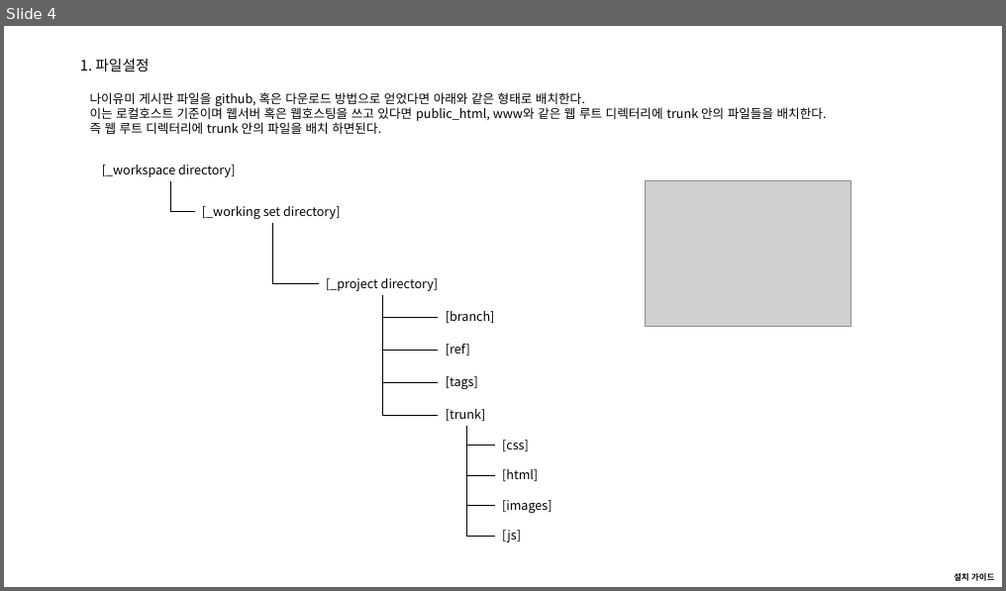
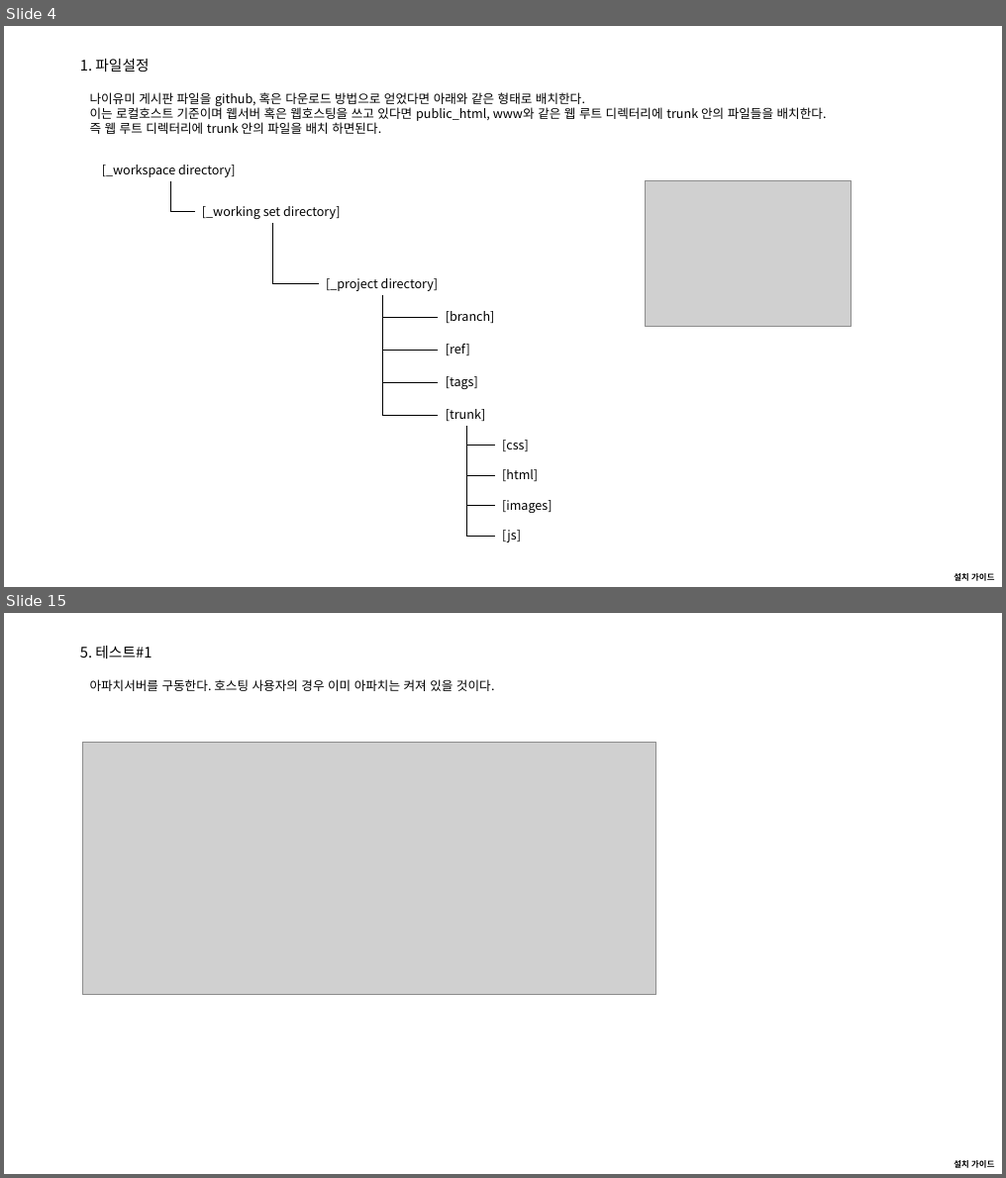
Before and after one commit to naiyumie/nboard, a slide deck: ref/00.architect/04. install guide(설치 가이드).pptx. Shown one above the other, each under a label of ours: slide 4 before the commit, slides 4 and 15 after it; the slides between them are not shown. The pictures are 1006x591 and 1006x1178 pixels, drawn with LibreOffice and Linux fonts; fonts in the diff are those of the drawing; grey boxes stand for pictures. Boxes give left, top, right and bottom in pixels: in the first picture for what was removed or moved away, otherwise in the second. Text is boxed around its words. In the diff, an @@ line names an element or a change of style, - is before the commit and + after.

```diff
--- a/ref/00.architect/04. install guide(설치 가이드).pptx
+++ b/ref/00.architect/04. install guide(설치 가이드).pptx
@@ slide 15 added at [4, 613, 1002, 1174], background #FFFFFF; not listed: 1 template element that a slide beside it also shows @@
@@ title added at [80, 646, 152, 659], 14 pt, text #000000 @@
+5. 테스트#1
@@ text added at [90, 679, 495, 691], 12 pt, text #000000 @@
+아파치서버를 구동한다. 호스팅 사용자의 경우 이미 아파치는 켜져 있을 것이다.
@@ picture added at [82, 743, 656, 995] @@
```
Also in this commit, not shown: 7 slides changed, 5 other slides added, 1 slide removed, 4 other files.
